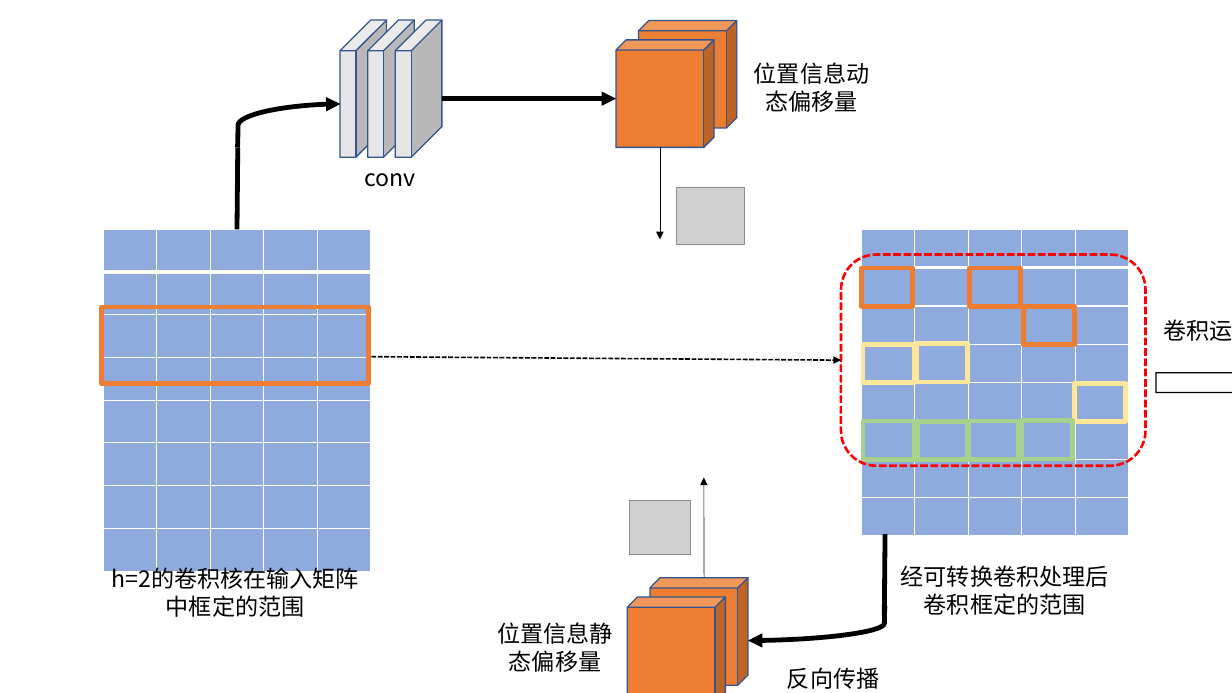
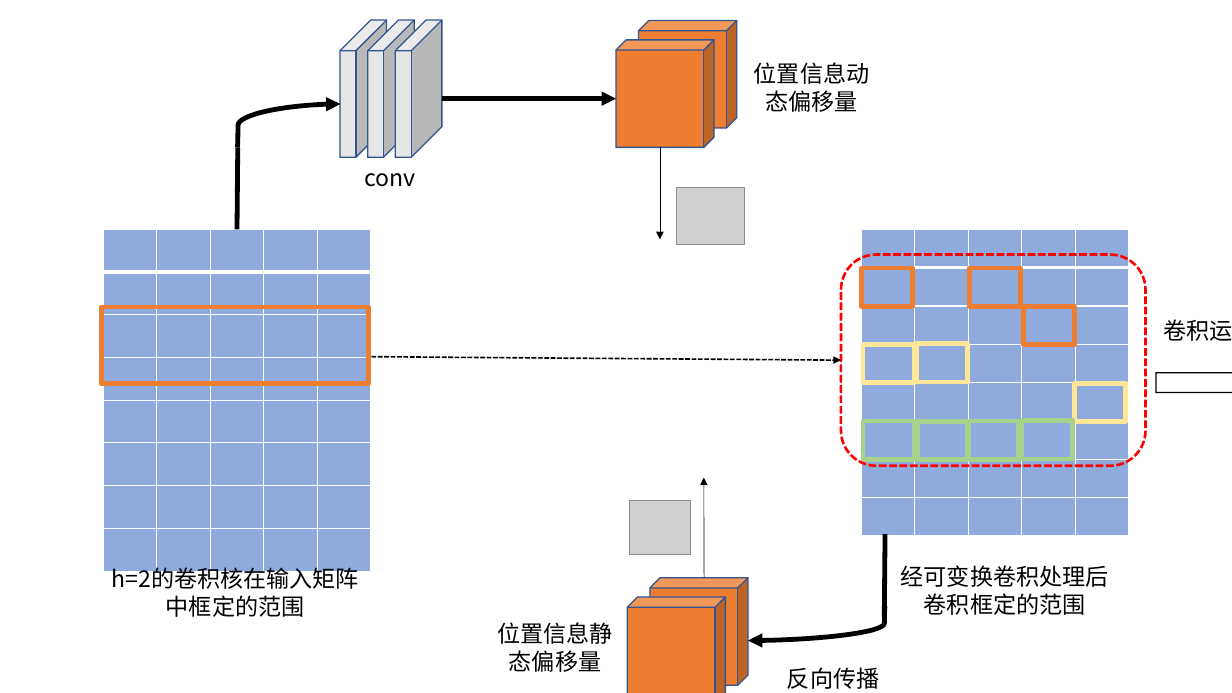
Before and after one commit to weixiao2333/zjuthesis-mphil, a slide deck: slide 7 of 论文图.pptx. Drawn at 1232x693 pixels with LibreOffice and Linux fonts; fonts in the diff are those of the drawing; grey boxes stand for pictures. Boxes give left, top, right and bottom in pixels: in the first picture for what was removed or moved away, otherwise in the second. Text is boxed around its words. In the diff, an @@ line names an element or a change of style, - is before the commit and + after.

```diff
--- a/论文图.pptx
+++ b/论文图.pptx
@@ text at (901,565,1109,615): text changed @@
-经可转换卷积处理后卷积框定的范围
+经可变换卷积处理后卷积框定的范围
```
Also in this commit, not shown: 3 other files.
